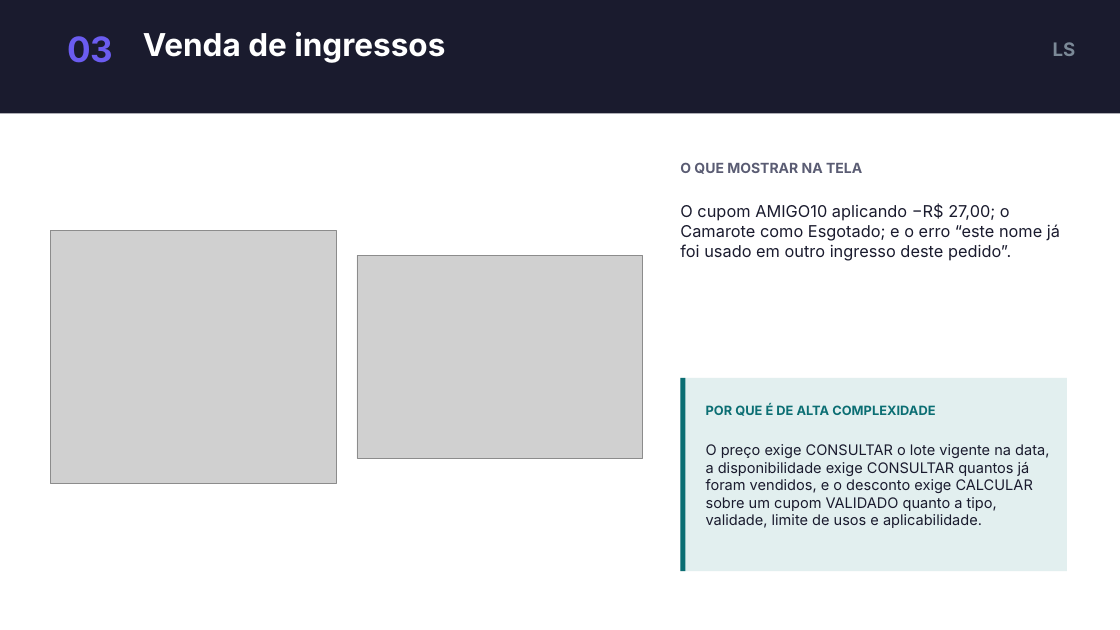
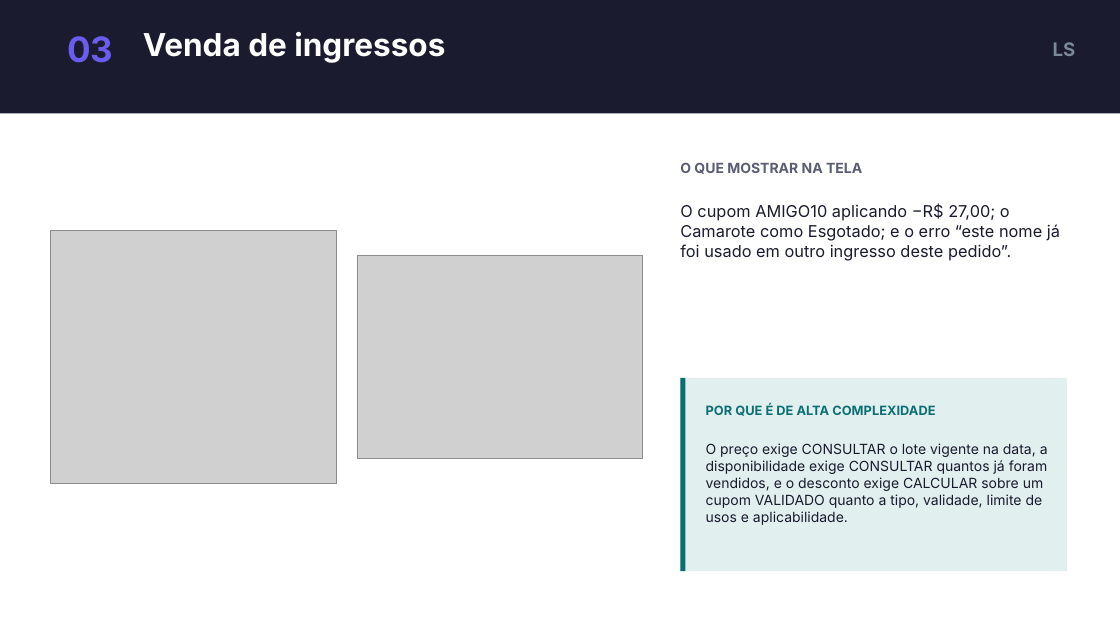
Before and after one commit to dudumalheiros/BilhetePass, a slide deck: slide 7 of docs/slides/BilhetePass-apresentacao.pptx. Drawn at 1120x630 pixels with LibreOffice and Linux fonts; fonts in the diff are those of the drawing; grey boxes stand for pictures. Boxes give left, top, right and bottom in pixels: in the first picture for what was removed or moved away, otherwise in the second. Text is boxed around its words. In the diff, an @@ line names an element or a change of style, - is before the commit and + after.

```diff
--- a/docs/slides/BilhetePass-apresentacao.pptx
+++ b/docs/slides/BilhetePass-apresentacao.pptx
@@ text "O preço exige CONSULTAR o ..." at (706,443,1048,525): size 12.5 to 12 pt @@
```
Also in this commit, not shown: 9 other slides changed, 3 other files.
